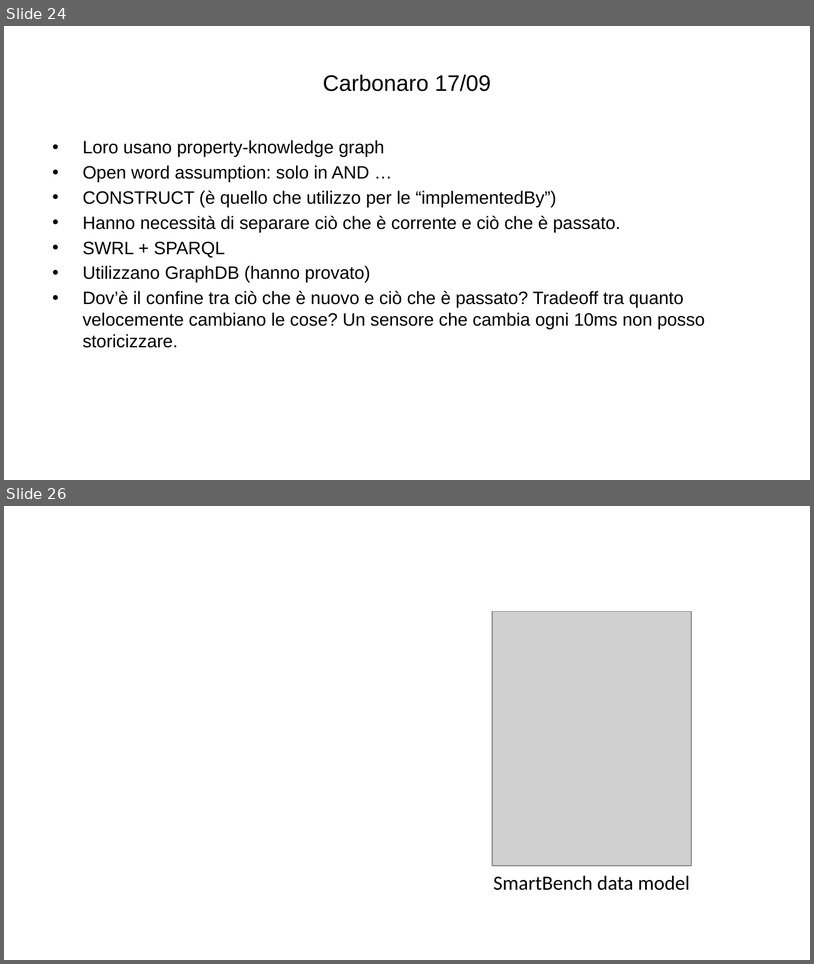
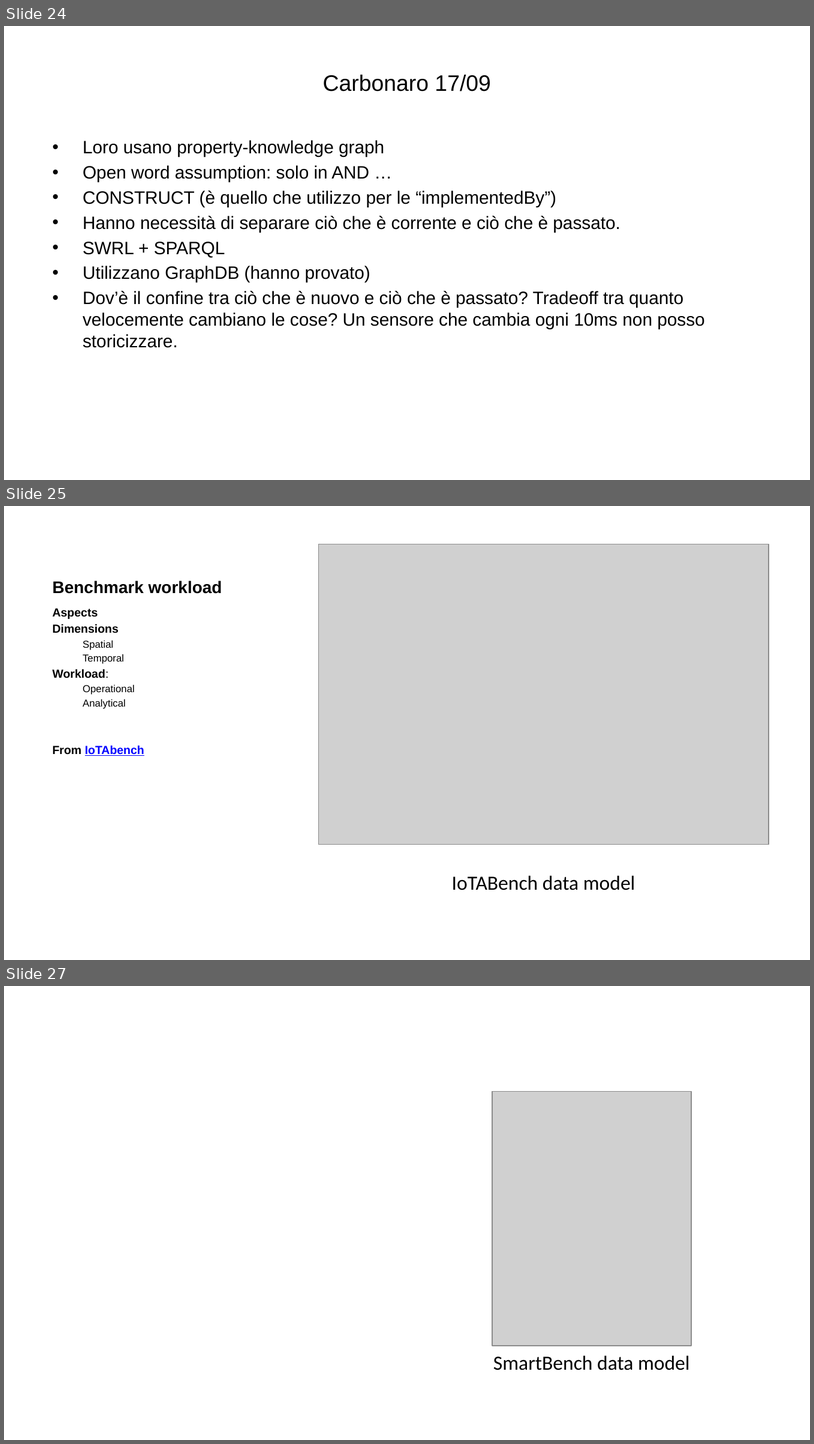
Before and after one commit to ManuelePasini/slides-markdown, a slide deck: digital_twins.pptx. Shown one above the other, each under a label of ours: slides 24 and 26 before the commit, slides 24, 25 and 27 after it; the slides between them are not shown. The pictures are 814x964 and 814x1444 pixels, drawn with LibreOffice and Linux fonts; fonts in the diff are those of the drawing; grey boxes stand for pictures. Boxes give left, top, right and bottom in pixels: in the first picture for what was removed or moved away, otherwise in the second. Text is boxed around its words. In the diff, an @@ line names an element or a change of style, - is before the commit and + after.

```diff
--- a/digital_twins.pptx
+++ b/digital_twins.pptx
@@ slide 25 added at [4, 506, 810, 960], background #FFFFFF @@
@@ picture added at [318, 544, 768, 844] @@
@@ title added at [53, 580, 222, 594], 15 pt, text #000000, bold @@
+Benchmark workload
@@ text added at [53, 608, 144, 756], 10.5 pt, text #000000, bold @@
+Aspects
+Dimensions
+  Spatial
+  Temporal
+Workload:
+  Operational
+  Analytical
+From IoTAbench
@@ text added at [452, 875, 636, 890], 18 pt, text #000000 @@
+IoTABench data model
@@ what was slide 26 is now slide 27 @@
```
Also in this commit, not shown: 1 slide changed, 5 other files.
